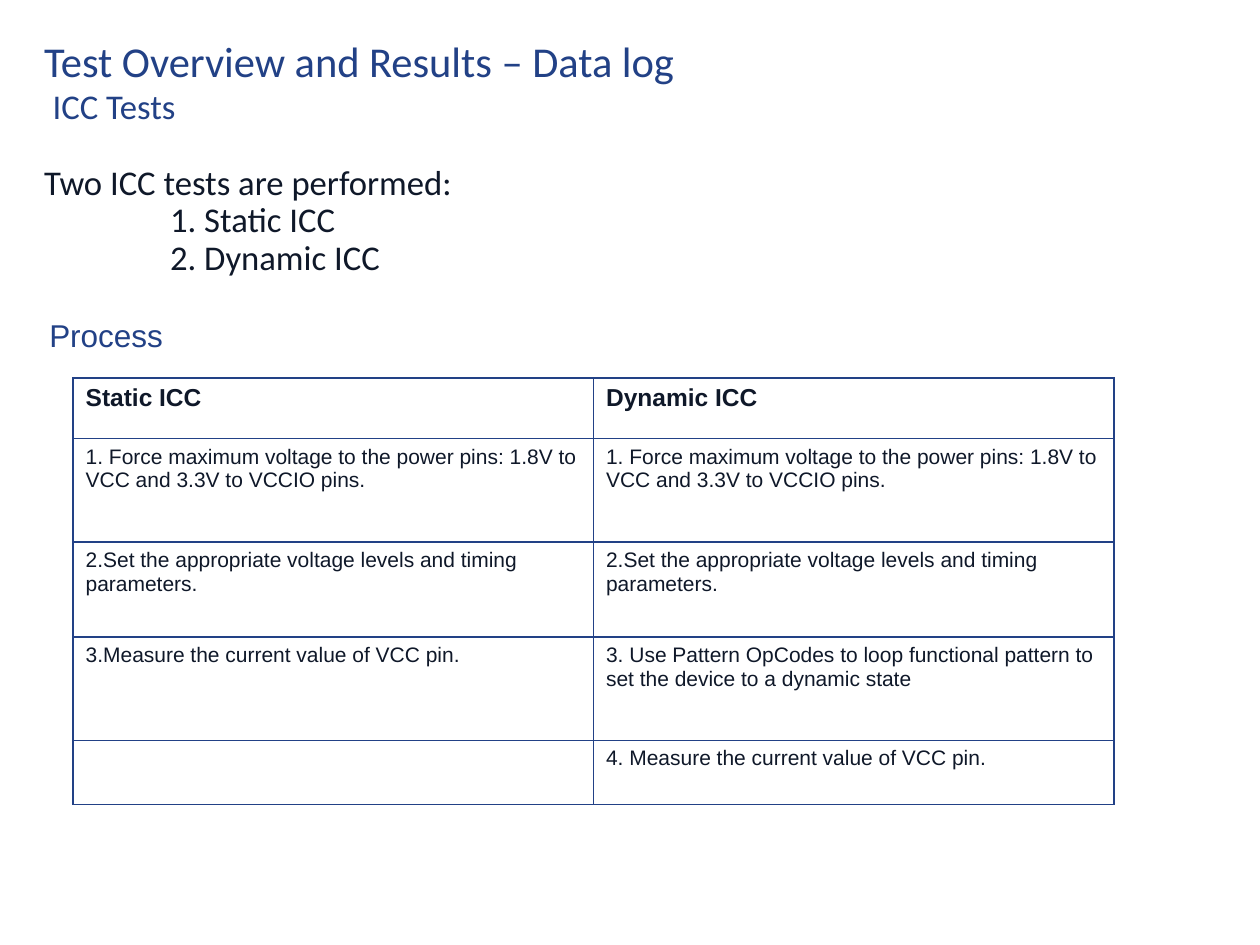
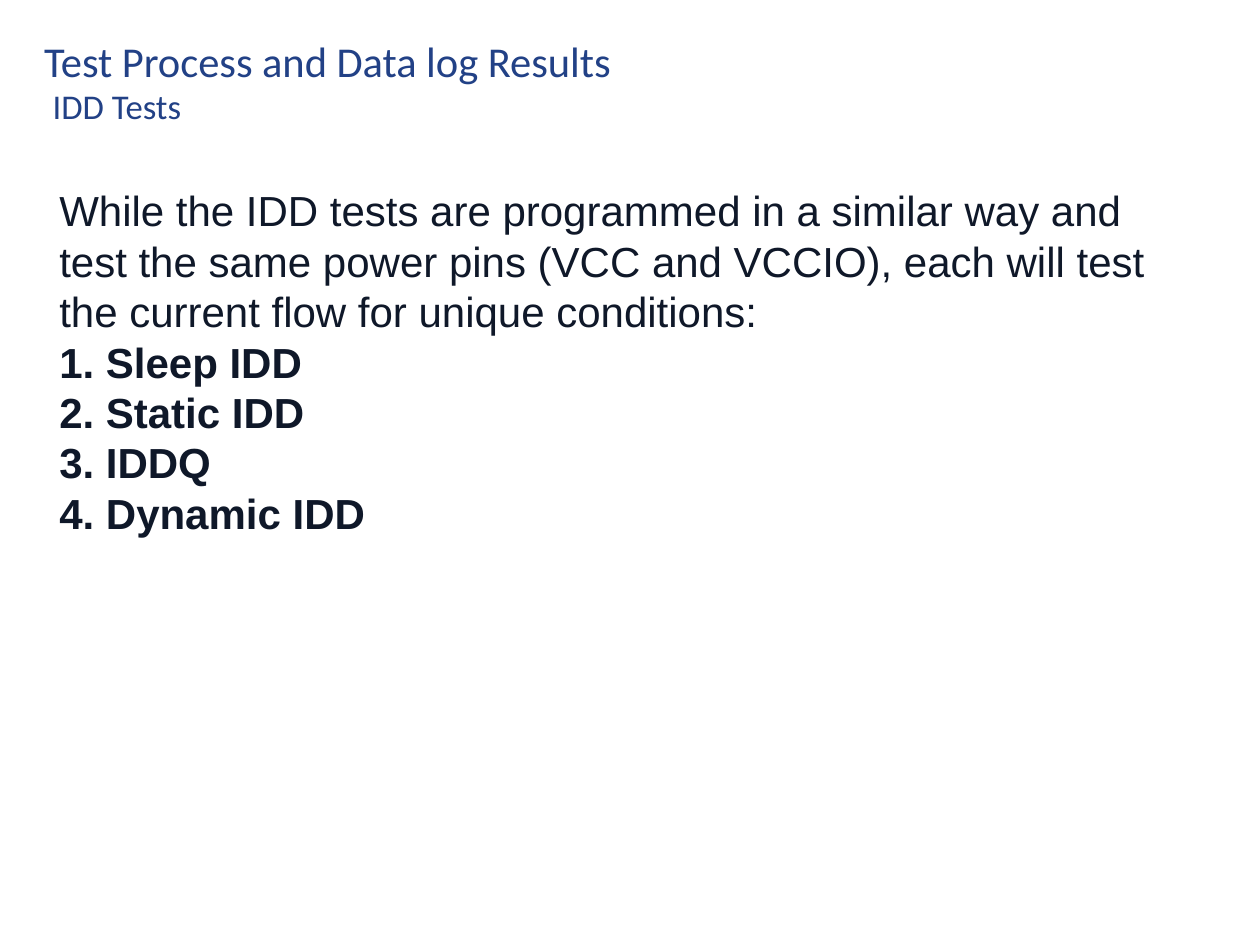
Before and after one commit to rahmanantara/Project-2, a slide deck: slide 15 of Rahman_project2_Presentation_v1.pptx (slide 13 before the commit). Drawn at 1260x945 pixels with LibreOffice and Linux fonts; fonts in the diff are those of the drawing; background and template pictures are left out. Boxes give left, top, right and bottom in pixels: in the first picture for what was removed or moved away, otherwise in the second. Text is boxed around its words. In the diff, an @@ line names an element or a change of style, - is before the commit and + after.

```diff
--- a/Rahman_project2_Presentation_v1.pptx
+++ b/Rahman_project2_Presentation_v1.pptx
@@ title at (44,47,611,120): text changed; size 19.8 to 24.3 pt; text colour #0F1829 to #224186 @@
-Test Overview and Results – Data log
-ICC Tests
-Two ICC tests are performed:
-1. Static ICC
-2. Dynamic ICC
+Test Process and Data log Results
+IDD Tests
@@ text added at (59,195,1145,537), 24 pt, text #0F1829 @@
+While the IDD tests are programmed in a similar way and test the same power pins (VCC and VCCIO), each will test the current flow for unique conditions:
+1. Sleep IDD
+2. Static IDD
+3. IDDQ
+4. Dynamic IDD
@@ text removed at (49,325,163,348) @@
-Process
@@ table removed at (73,378,1114,806), 5 rows, 2 columns @@
-Static ICC | Dynamic ICC
-1. Force maximum voltage to the power pins: 1.8V to VCC and 3.3V to VCCIO pins. | 1. Force maximum voltage to the power pins: 1.8V to VCC and 3.3V to VCCIO pins.
-2.Set the appropriate voltage levels and timing parameters. | 2.Set the appropriate voltage levels and timing parameters.
-3.Measure the current value of VCC pin. | 3. Use Pattern OpCodes to loop functional pattern to set the device to a dynamic state
- | 4. Measure the current value of VCC pin.
```
Also in this commit, not shown: 11 other slides changed, 13 slides added, 17 slides removed, 8 other files.
